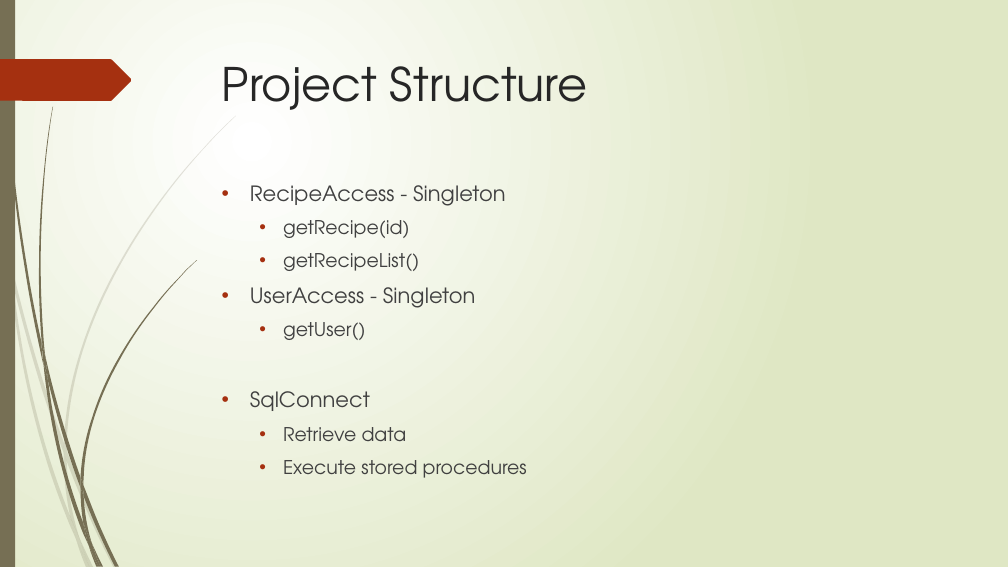
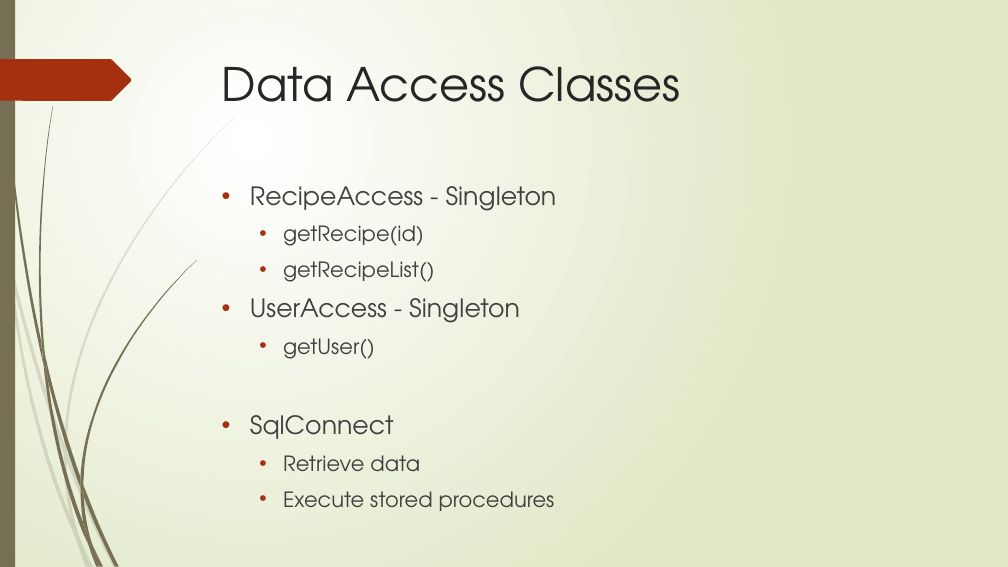
Before and after one commit to bheuju/Cooking-App, a slide deck: slide 6 of Materials/presentation.pptx. Drawn at 1008x567 pixels with LibreOffice and Linux fonts; fonts in the diff are those of the drawing. Boxes give left, top, right and bottom in pixels: in the first picture for what was removed or moved away, otherwise in the second. Text is boxed around its words. In the diff, an @@ line names an element or a change of style, - is before the commit and + after.

```diff
--- a/Materials/presentation.pptx
+++ b/Materials/presentation.pptx
@@ title at [222, 66, 680, 102]: text changed @@
-Project Structure
+Data Access Classes
@@ text "RecipeAccess - Singleton" at [250, 186, 557, 511]: size 20 to 24 pt in "RecipeAccess - Singleton", "UserAccess - Singleton", "SqlConnect"; size 18 to 20 pt in "getRecipe(id)", "getRecipeList()", "getUser()", "Retrieve data" and 1 more places @@
```
Also in this commit, not shown: 2 other slides changed, 1 slide added, 3 other files.
